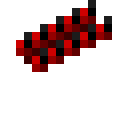
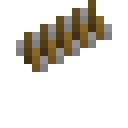
Comparing the layer stacks of the two 128x128 images. Changes:
added group "harpoon" with 1 layers above "fueltank" over (16, 0, 112, 72)
added layer "Layer 21" in group "harpoon" over (16, 0, 112, 72)
hid group "fueltank" (1 layers) over (16, 0, 112, 72)
